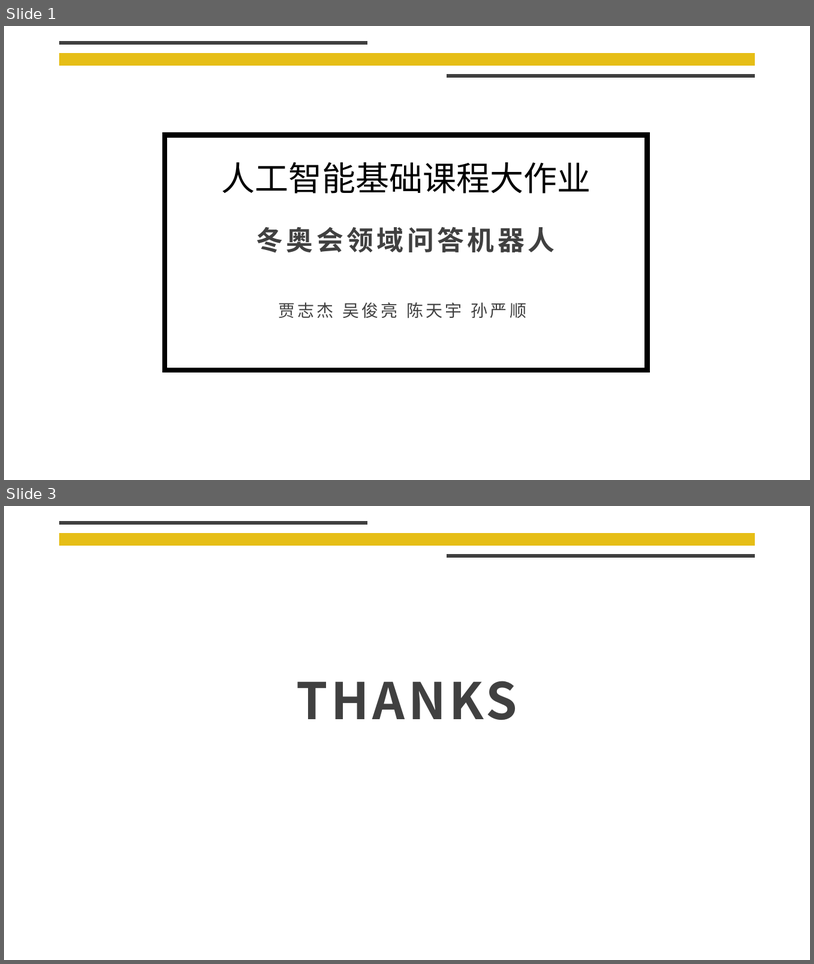
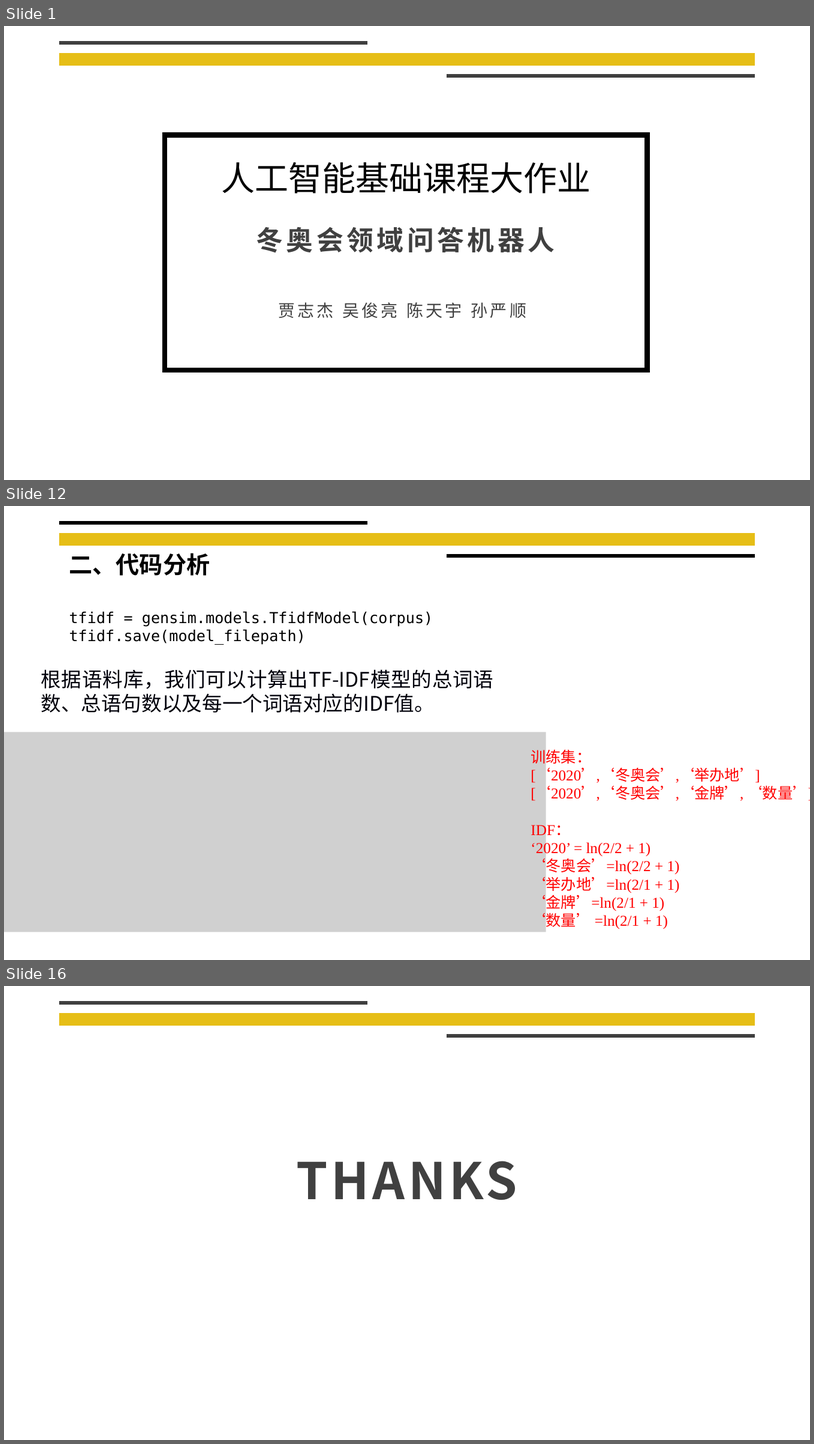
Before and after one commit to liangliang678/UCAS_AI, a slide deck: doc/实验展示.pptx. Shown one above the other, each under a label of ours: slides 1 and 3 before the commit, slides 1, 12 and 16 after it; the slides between them are not shown. The pictures are 814x964 and 814x1444 pixels, drawn with LibreOffice and Linux fonts; fonts in the diff are those of the drawing; grey boxes stand for pictures; background and template pictures are left out. Boxes give left, top, right and bottom in pixels: in the first picture for what was removed or moved away, otherwise in the second. Text is boxed around its words. In the diff, an @@ line names an element or a change of style, - is before the commit and + after.

```diff
--- a/doc/实验展示.pptx
+++ b/doc/实验展示.pptx
@@ slide 12 added at <box>4,506,810,960</box>, background #FFFFFF; not listed: 1 template element that a slide beside it also shows @@
@@ line added from (60, 523) to (368, 523), #000000 4.5 pt @@
@@ text added at <box>69,553,210,576</box>, 28 pt, text #000000, bold @@
+二、代码分析
@@ line added from (447, 556) to (755, 556), #000000 4.5 pt @@
@@ text added at <box>69,611,433,645</box>, 18 pt, text #000000 @@
+tfidf = gensim.models.TfidfModel(corpus)
+tfidf.save(model_filepath)
@@ text added at <box>41,669,494,712</box>, 24 pt, text #00000A @@
+根据语料库，我们可以计算出TF-IDF模型的总词语数、总语句数以及每一个词语对应的IDF值。
@@ picture added at <box>4,732,546,931</box> @@
@@ text added at <box>531,747,810,929</box>, 18 pt, text #FF0000 @@
+训练集：
+[‘2020’,‘冬奥会’,‘举办地’]
+[‘2020’,‘冬奥会’,‘金牌’, ‘数量’]
+IDF：
+‘2020’ = ln(2/2 + 1)
+‘冬奥会’=ln(2/2 + 1)
+‘举办地’=ln(2/1 + 1)
+‘金牌’=ln(2/1 + 1)
+‘数量’ =ln(2/1 + 1)
@@ what was slide 3 is now slide 16 @@
```
Also in this commit, not shown: 13 other slides added, 1 slide removed, 2 other files.
